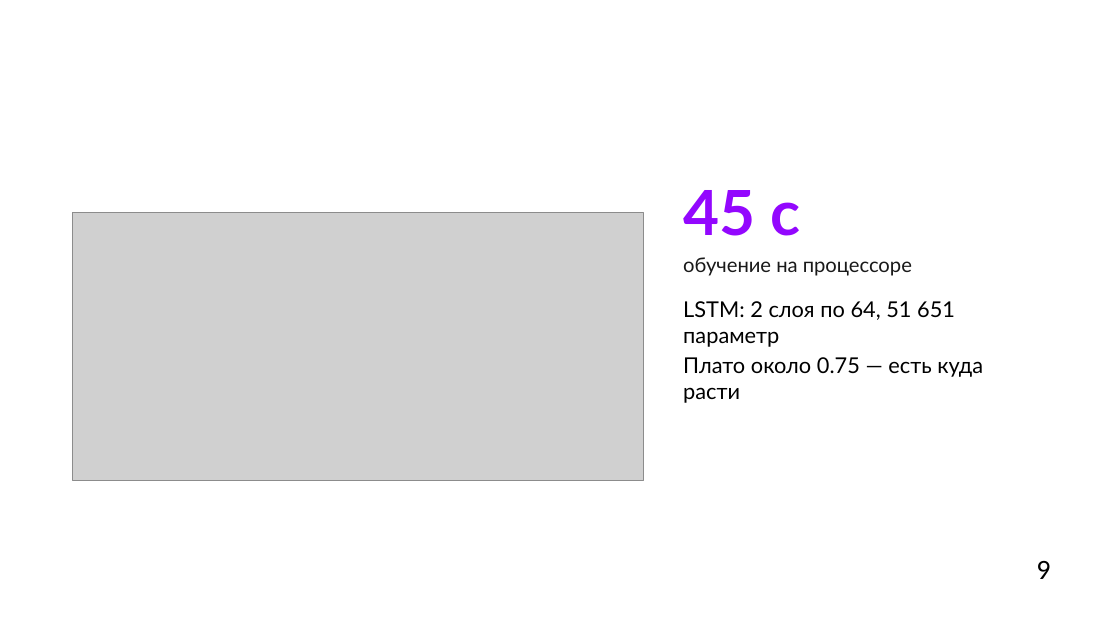
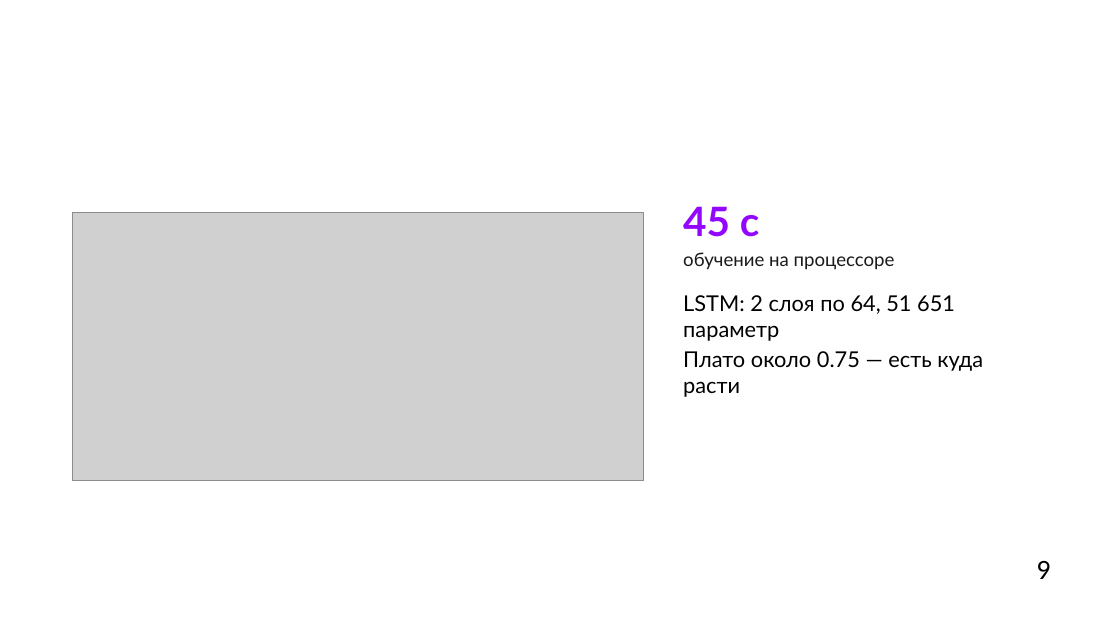
Before and after one commit to hehehelp123/fuel-refuel-lab, a slide deck: slide 9 of Лаба_заправки.pptx. Drawn at 1120x630 pixels with LibreOffice and Linux fonts; fonts in the diff are those of the drawing; grey boxes stand for pictures; background and template pictures are left out. Boxes give left, top, right and bottom in pixels: in the first picture for what was removed or moved away, otherwise in the second. Text is boxed around its words. In the diff, an @@ line names an element or a change of style, - is before the commit and + after.

```diff
--- a/Лаба_заправки.pptx
+++ b/Лаба_заправки.pptx
@@ text "45 с": place and size @@
-text "45 с" at box(683, 190, 983, 403)
+text "45 с" at box(683, 206, 983, 397)
@@ text at box(683, 206, 895, 270): size 40 to 26 pt in "45 с"; size 13 to 12 pt in "обучение на процессоре"; less space between paragraphs @@
```
Also in this commit, not shown: 9 other slides changed, 1 slide added, 2 slides removed, 10 other files.
